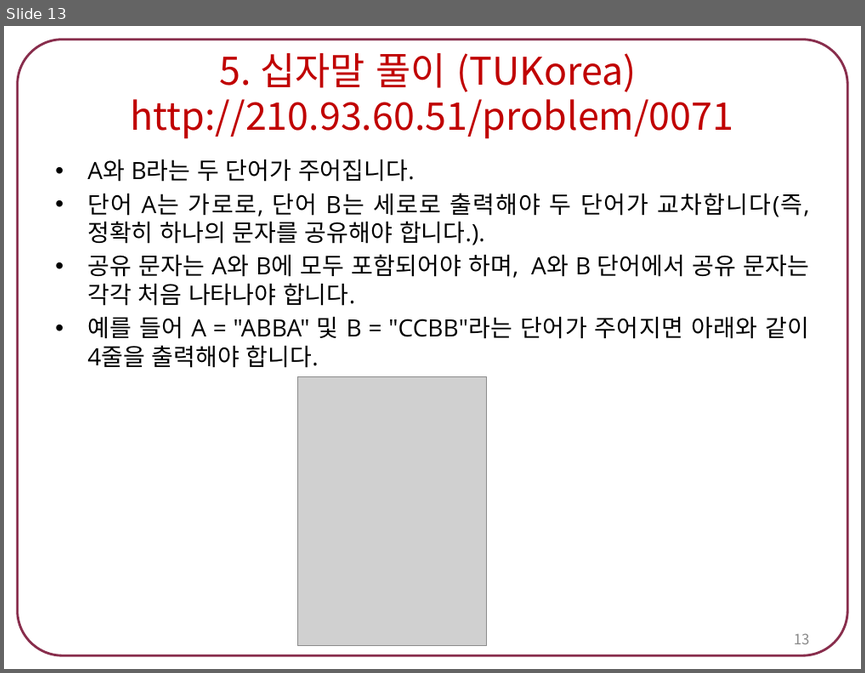
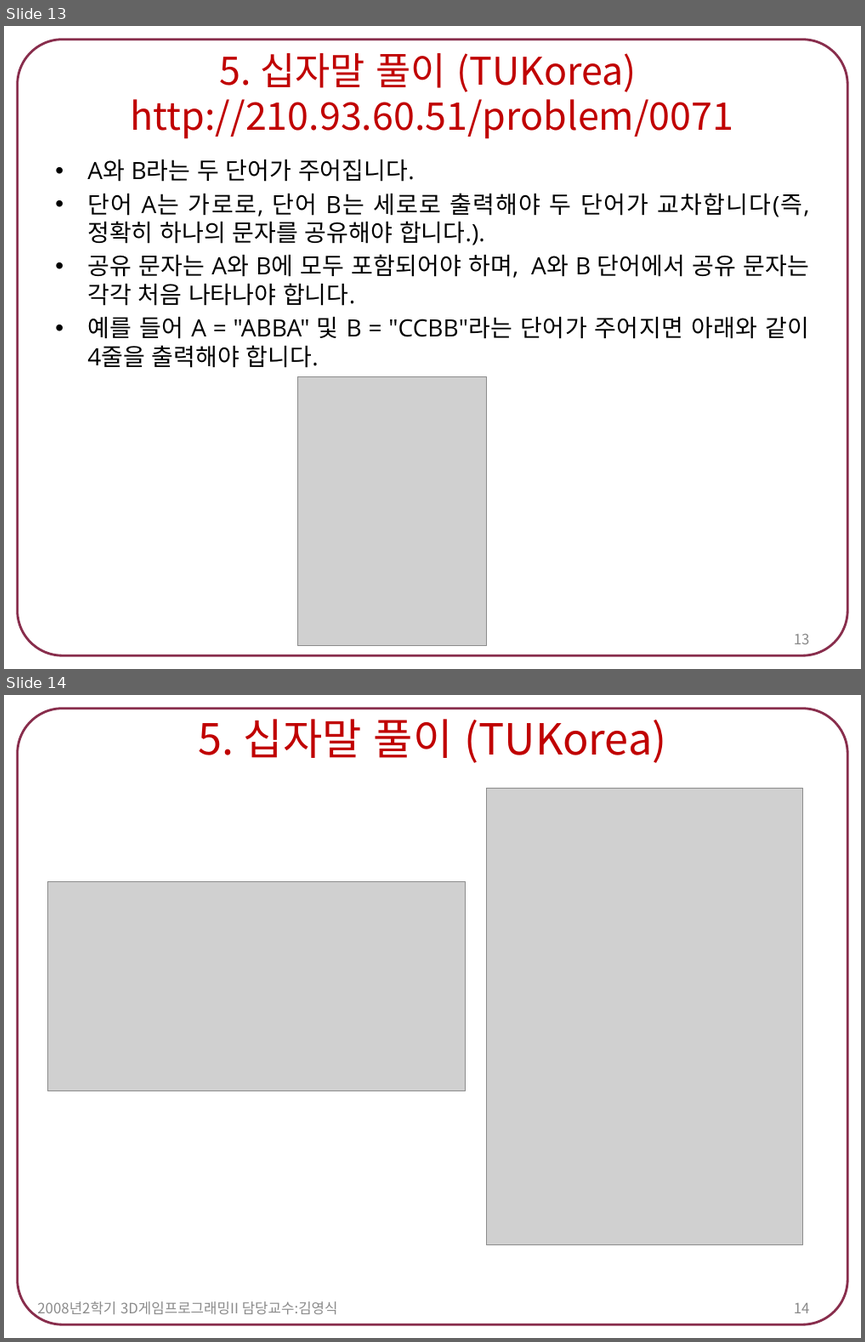
Before and after one commit to tlsdn0403/4-1, a slide deck: 스크립트언어/2021182014 박신우 숙제1.pptx. Shown one above the other, each under a label of ours: slide 13 before the commit, slides 13 and 14 after it. The pictures are 865x673 and 865x1342 pixels, drawn with LibreOffice and Linux fonts; fonts in the diff are those of the drawing; grey boxes stand for pictures. Boxes give left, top, right and bottom in pixels: in the first picture for what was removed or moved away, otherwise in the second. Text is boxed around its words. In the diff, an @@ line names an element or a change of style, - is before the commit and + after.

```diff
--- a/스크립트언어/2021182014 박신우 숙제1.pptx
+++ b/스크립트언어/2021182014 박신우 숙제1.pptx
@@ slide 14 added at [4, 695, 861, 1338], background #FFFFFF; not listed: 1 template element that a slide beside it also shows @@
@@ title added at [198, 719, 667, 763], 36 pt, text #C00000 @@
+5. 십자말 풀이 (TUKorea)
@@ picture added at [487, 789, 802, 1244] @@
@@ picture added at [47, 882, 466, 1091] @@
@@ text added at [37, 1301, 338, 1317], 12 pt, text #8C8C8C @@
+2008년2학기 3D게임프로그래밍II 담당교수:김영식
@@ page number added at [794, 1303, 810, 1313], 12 pt, text #898989 @@
+14
```
Also in this commit, not shown: 1 other slide added, 7 other files.
